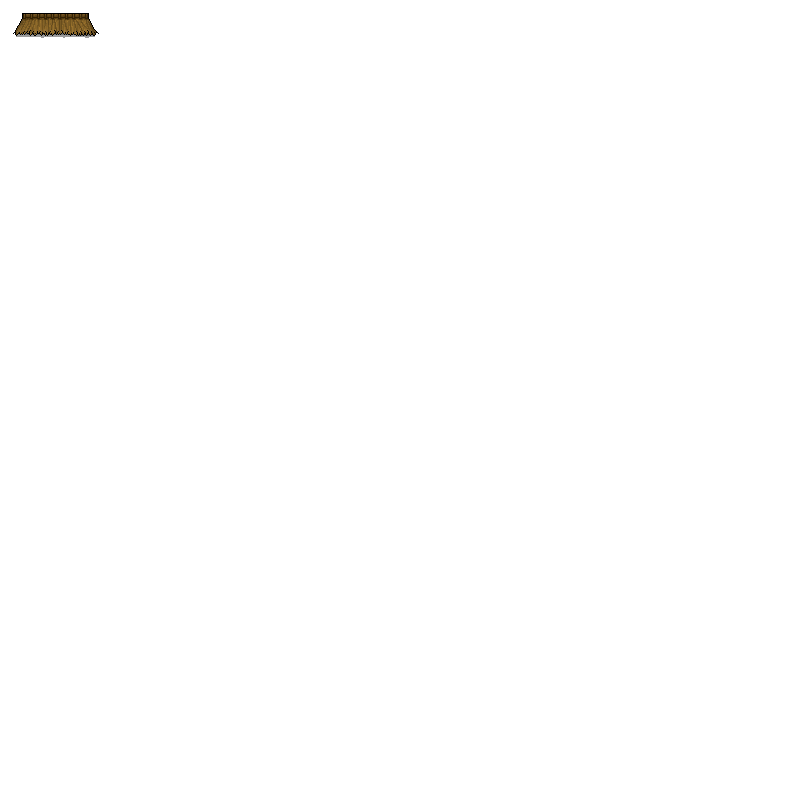
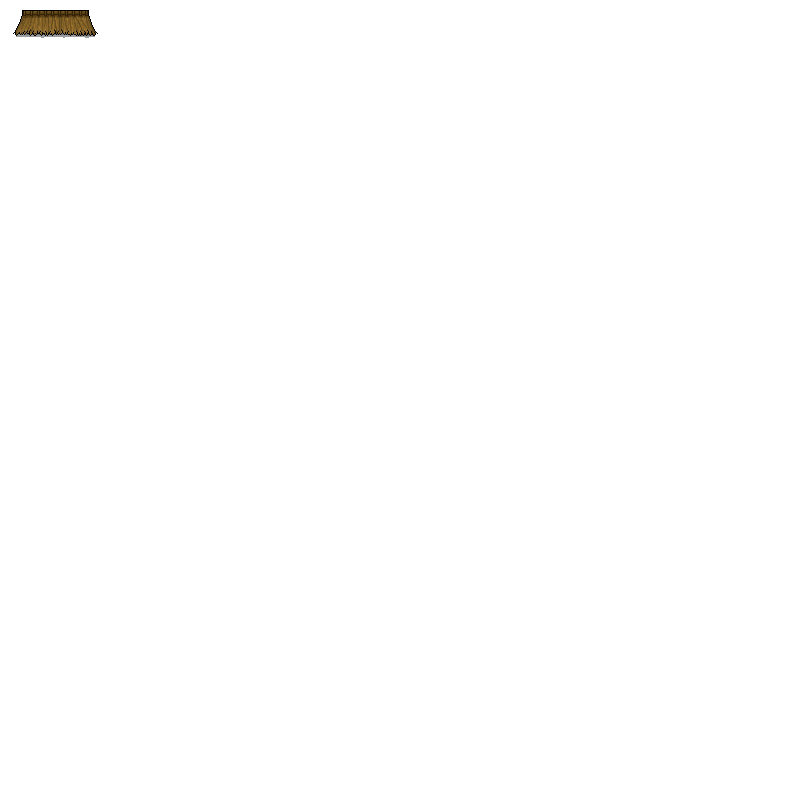
The second 800 x 800 image is a revision of the first. Changes to its layers:
pixels changed over <box>16,10,99,34</box> (layer not identified)